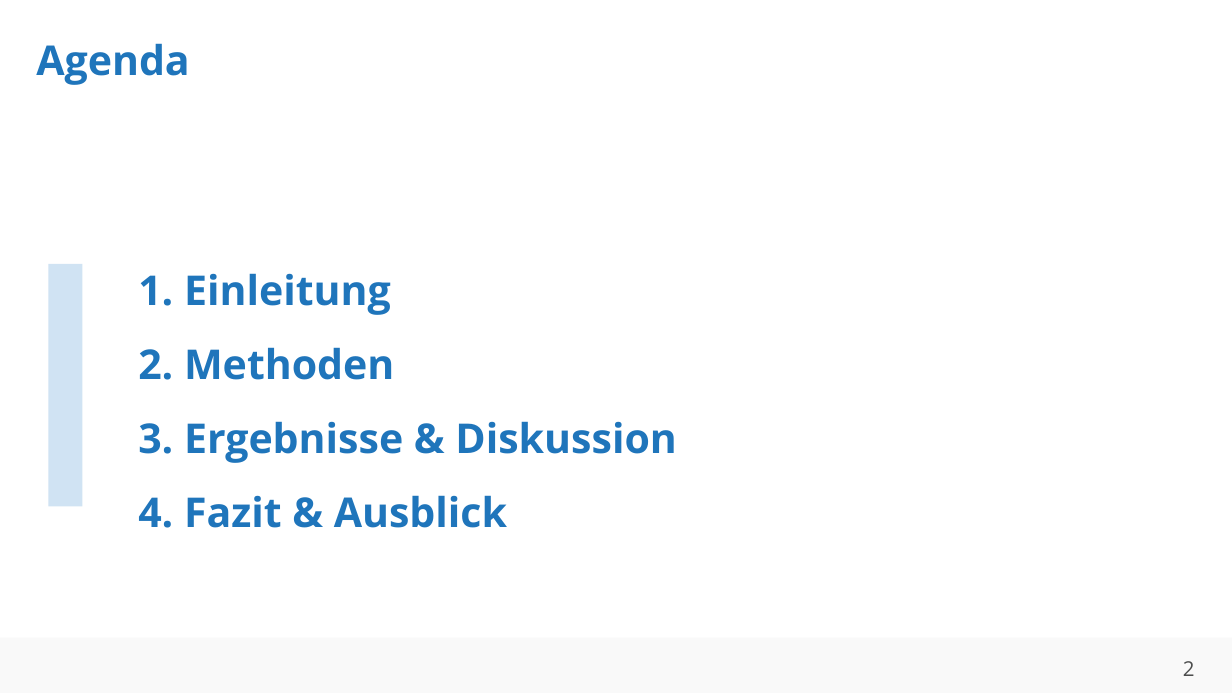
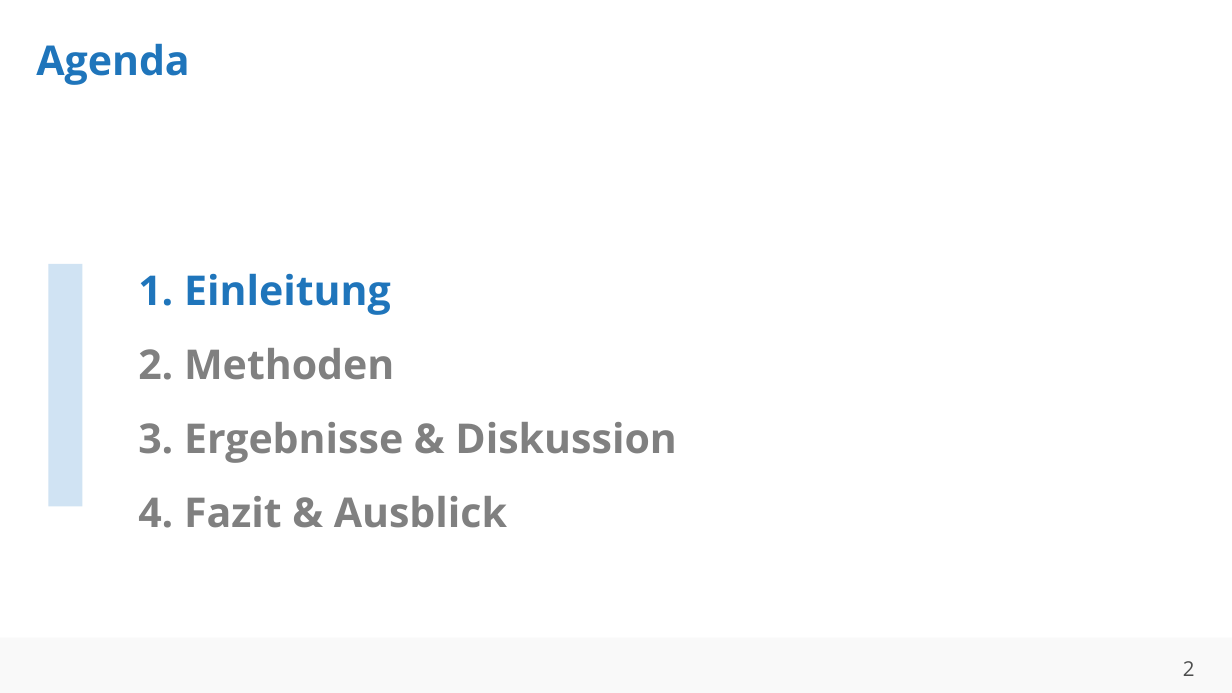
Before and after one commit to ahndavin/Abschlussarbeit_Bachelor, a slide deck: slide 2 of Kolloquium/Kolloquium.pptx. Drawn at 1232x693 pixels with LibreOffice and Linux fonts; fonts in the diff are those of the drawing; background and template pictures are left out. Boxes give left, top, right and bottom in pixels: in the first picture for what was removed or moved away, otherwise in the second. Text is boxed around its words. In the diff, an @@ line names an element or a change of style, - is before the commit and + after.

```diff
--- a/Kolloquium/Kolloquium.pptx
+++ b/Kolloquium/Kolloquium.pptx
@@ text "1. Einleitung 2. Methoden 3. ..." at [138, 273, 677, 528]: text colour #1F75BB to #808080 in "2. Methoden 3. Ergebnisse & Diskussion 4. ..." @@
```
Also in this commit, not shown: 4 other slides changed, 5 slides added, 8 slides removed.
